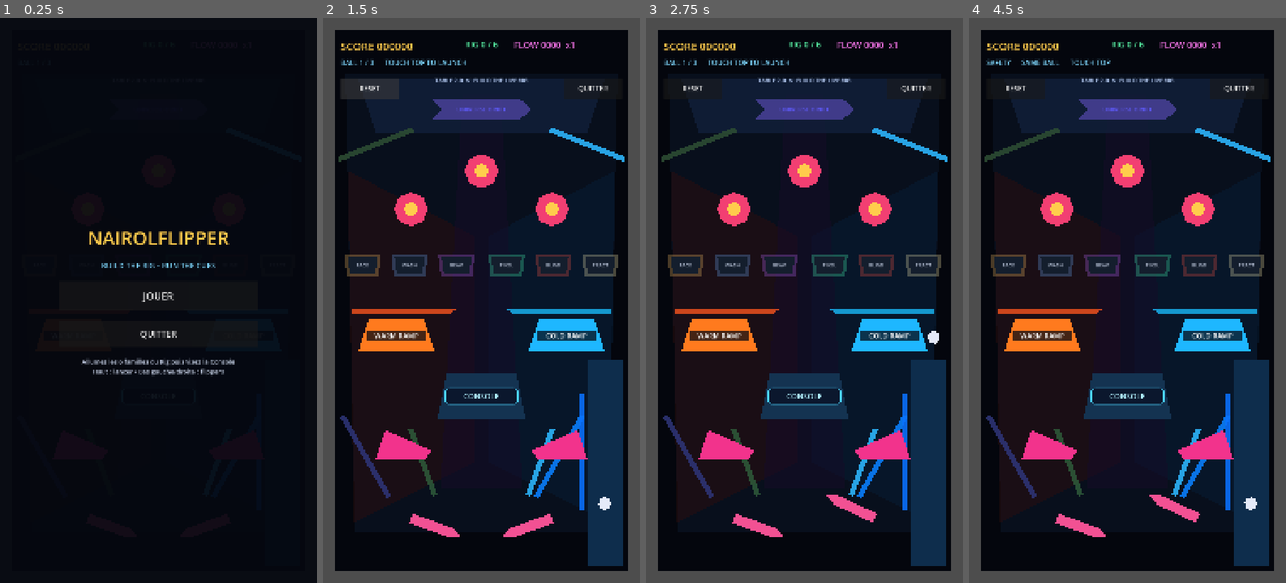
Above: before the commit, frames 1-4 (left to right).
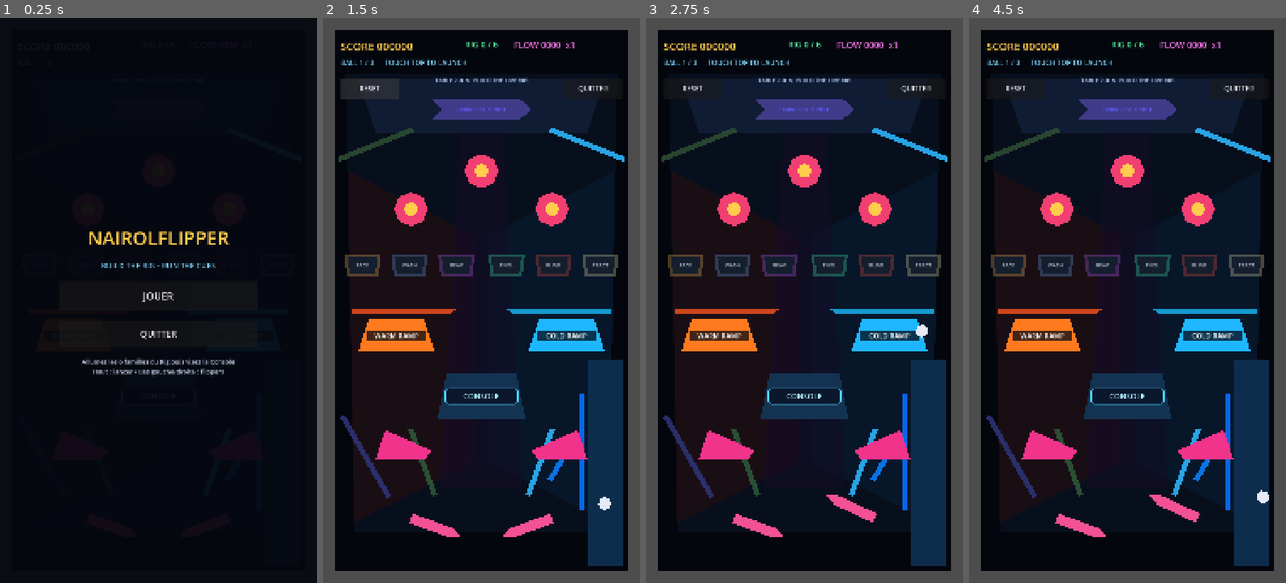
Above: after the commit, the same moments.

Repository: Nairolf138/NairolFlipper
Game: Godot game, scene res://scenes/app/Main.tscn
Two runs of this game, one before a commit and one after it. Both use one fixed random seed, a clock stepped at 60 frames per second and the inputs below.
Inputs (mouse positions are in pixels of both pictures, inside the frame that each line leads up to):
- Up to frame 1 (0.25 s): no input
- Up to frame 2 (1.5 s): click "JOUER" at 0.5 s; click "RESET" at 1.25 s
- Up to frame 3 (2.75 s): move the mouse to (874, 272) at 2.02 s; hold D (flipper_right) from 2.03 s (still down); click (874, 272) at 2.17 s
- Up to frame 4 (4.5 s): release D (flipper_right) at 2.75 s; drag from (1064, 328) to (1127, 577) at 2.77 s; move the mouse to (1159, 176) at 3.52 s; hold D (flipper_right) 3.53-4.25 s; drag from (1111, 413) to (1251, 464) at 4.27 s

The runs differ from the first frame. In frame 2, 0.2% of the frame differs, in the area x 66-81%, y 70-85%; in frame 3, 0.3%; in frame 4, 0.6%, in the area x 5-95%, y 7-88%.

Commit message:
fix: shorten the right outlane launch obstruction

Diff:
--- a/scenes/app/Main.tscn
+++ b/scenes/app/Main.tscn
@@ -210,9 +210,9 @@
 scale = Vector2(1.1, 1)
 
 [node name="RightOutlaneRail" parent="." instance=ExtResource("26_rail")]
-position = Vector2(805, 1490)
+position = Vector2(820, 1490)
 rotation = -1.05
-scale = Vector2(1.45, 1)
+scale = Vector2(0.85, 1)
 modulate = Color(0.2, 0.7, 1, 1)
 
 [node name="LauncherDivider" parent="." instance=ExtResource("26_rail")]
